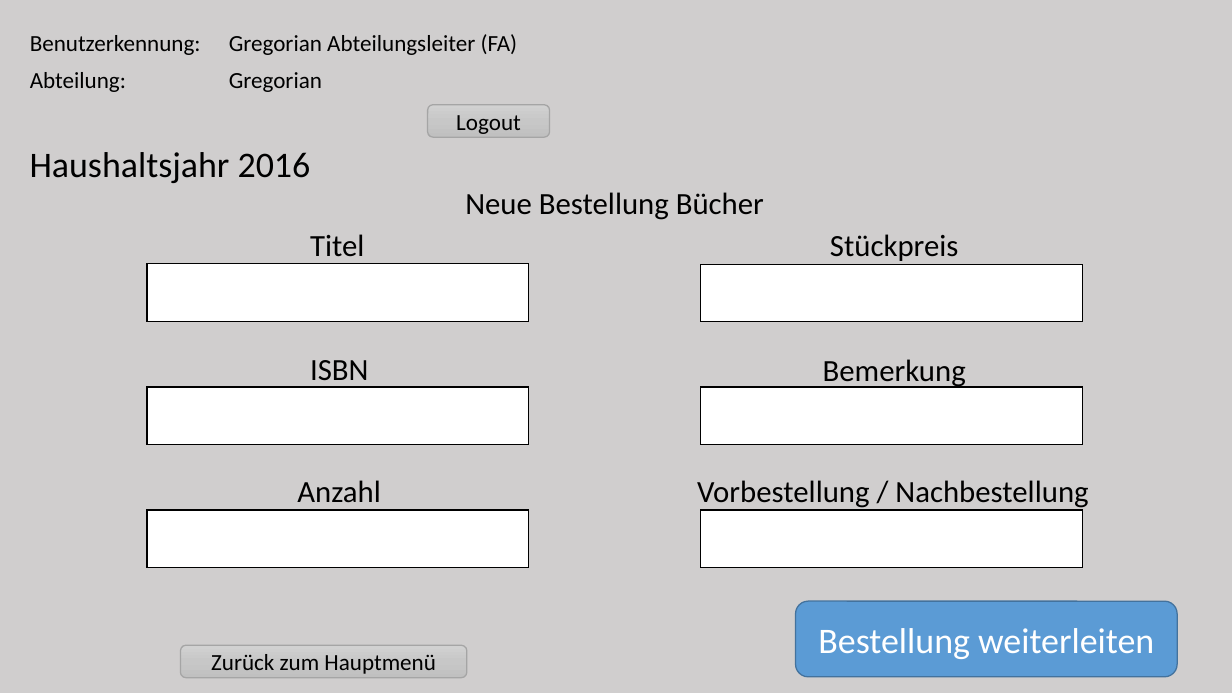
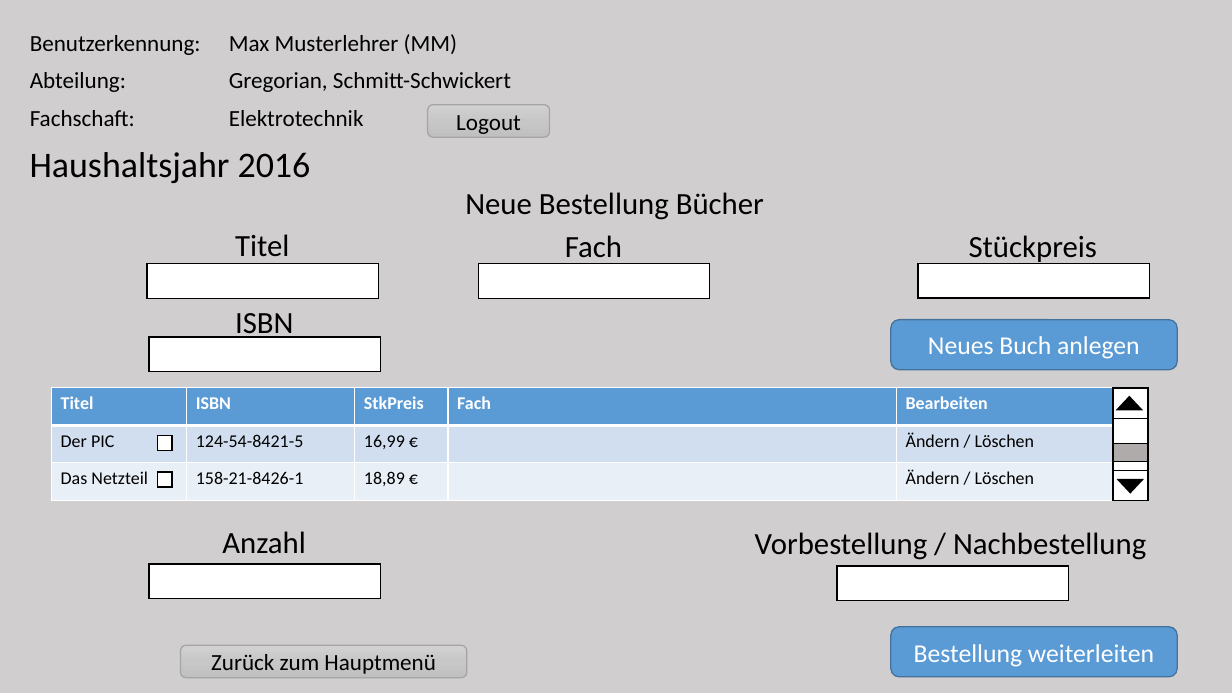
Before and after one commit to Kelevrae/LittleBigPlanet, a slide deck: slide 5 of Techniker Dokus/Mockup Admin.pptx. Drawn at 1232x693 pixels with LibreOffice and Linux fonts; fonts in the diff are those of the drawing; background and template pictures are left out. Boxes give left, top, right and bottom in pixels: in the first picture for what was removed or moved away, otherwise in the second. Text is boxed around its words. In the diff, an @@ line names an element or a change of style, - is before the commit and + after.

```diff
--- a/Techniker Dokus/Mockup Admin.pptx
+++ b/Techniker Dokus/Mockup Admin.pptx
@@ table at (20,25,549,138) @@
-row 1, column 2: Gregorian Abteilungsleiter (FA)
+row 1, column 2: Max Musterlehrer (MM)
-row 2, column 2: Gregorian
+row 2, column 2: Gregorian, Schmitt-Schwickert
-row 3, column 1: 
+row 3, column 1: Fachschaft:
-row 3, column 2: 
+row 3, column 2: Elektrotechnik
@@ text "Titel": place and size @@
-text "Titel" at (310,234,364,265)
+text "Titel" at (235,234,289,265)
@@ text added at (565,235,622,265), 24 pt, text #000000 @@
+Fach
@@ text "Stückpreis": place and size @@
-text "Stückpreis" at (830,234,959,265)
+text "Stückpreis" at (969,235,1098,265)
@@ rectangle: place and size @@
-rectangle at (147,263,529,321)
+rectangle at (147,263,379,299)
@@ rectangle added at (479,263,711,299), fill #FFFFFF, outline #000000 1 pt @@
@@ rectangle: place and size @@
-rectangle at (701,264,1082,322)
+rectangle at (918,263,1150,299)
@@ text "ISBN": place and size @@
-text "ISBN" at (310,360,368,388)
+text "ISBN" at (235,313,293,341)
@@ rounded rectangle added at (891,320,1177,370), fill #5B9BD5, outline #43739E 1 pt, 20 pt, text #FFFFFF @@
+Neues Buch anlegen
@@ rectangle: place and size @@
-rectangle at (147,387,529,445)
+rectangle at (149,337,381,372)
@@ text removed at (823,359,966,390) @@
-Bemerkung
@@ table added at (52,388,1114,501), 3 rows, 5 columns @@
+Titel | ISBN | StkPreis | Fach | Bearbeiten
+Der PIC | 124-54-8421-5 | 16,99 € |  | Ändern / Löschen
+Das Netzteil | 158-21-8426-1 | 18,89 € |  | Ändern / Löschen
@@ rectangle removed at (701,387,1082,445) @@
@@ rectangle added at (1114,388,1149,501), fill #FFFFFF, outline #000000 1 pt @@
@@ rectangle added at (1114,388,1149,419), fill #FFFFFF, outline #000000 1 pt @@
@@ triangle added at (1117,396,1142,409), fill #000000, outline #000000 1 pt @@
@@ rectangle added at (157,435,172,450), fill #FFFFFF, outline #000000 1 pt @@
@@ rectangle added at (1114,444,1149,461), fill #AFABAB, outline #000000 1 pt @@
@@ rectangle added at (157,472,172,487), fill #FFFFFF, outline #000000 1 pt @@
@@ rectangle added at (1114,470,1149,501), fill #FFFFFF, outline #000000 1 pt @@
@@ triangle added at (1118,480,1143,493), fill #000000, outline #000000 1 pt @@
@@ text "Anzahl" rewrapped from (297,480,381,510) to (222,531,306,554) @@
@@ text "Vorbestellung / Nachbestellung": place and size @@
-text "Vorbestellung / Nachbestellung" at (697,480,1088,510)
+text "Vorbestellung / Nachbestellung" at (755,532,1146,560)
@@ rectangle: place and size @@
-rectangle at (147,510,529,567)
+rectangle at (149,565,381,600)
@@ rectangle: place and size @@
-rectangle at (701,510,1082,567)
+rectangle at (837,567,1069,602)
@@ rounded rectangle "Bestellung weiterleiten": place and size @@
-rounded rectangle "Bestellung weiterleiten" at (796,602,1177,677)
+rounded rectangle "Bestellung weiterleiten" at (891,627,1177,677)
@@ rounded rectangle "Bestellung weiterleiten" at (891,627,1177,677): size 28 to 20 pt @@
```
Also in this commit, not shown: 6 other slides changed, 1 slide added, 1 slide removed, 1 other file.
